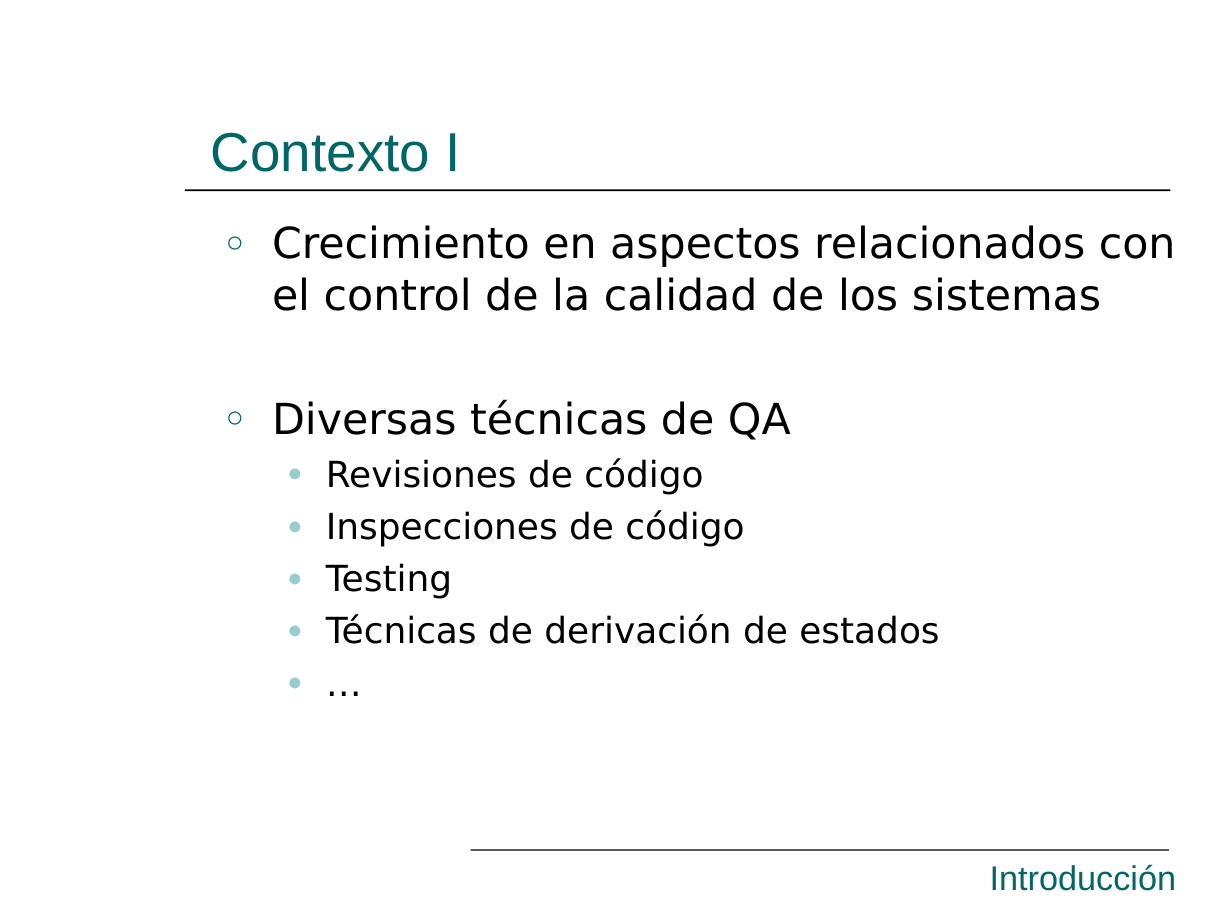
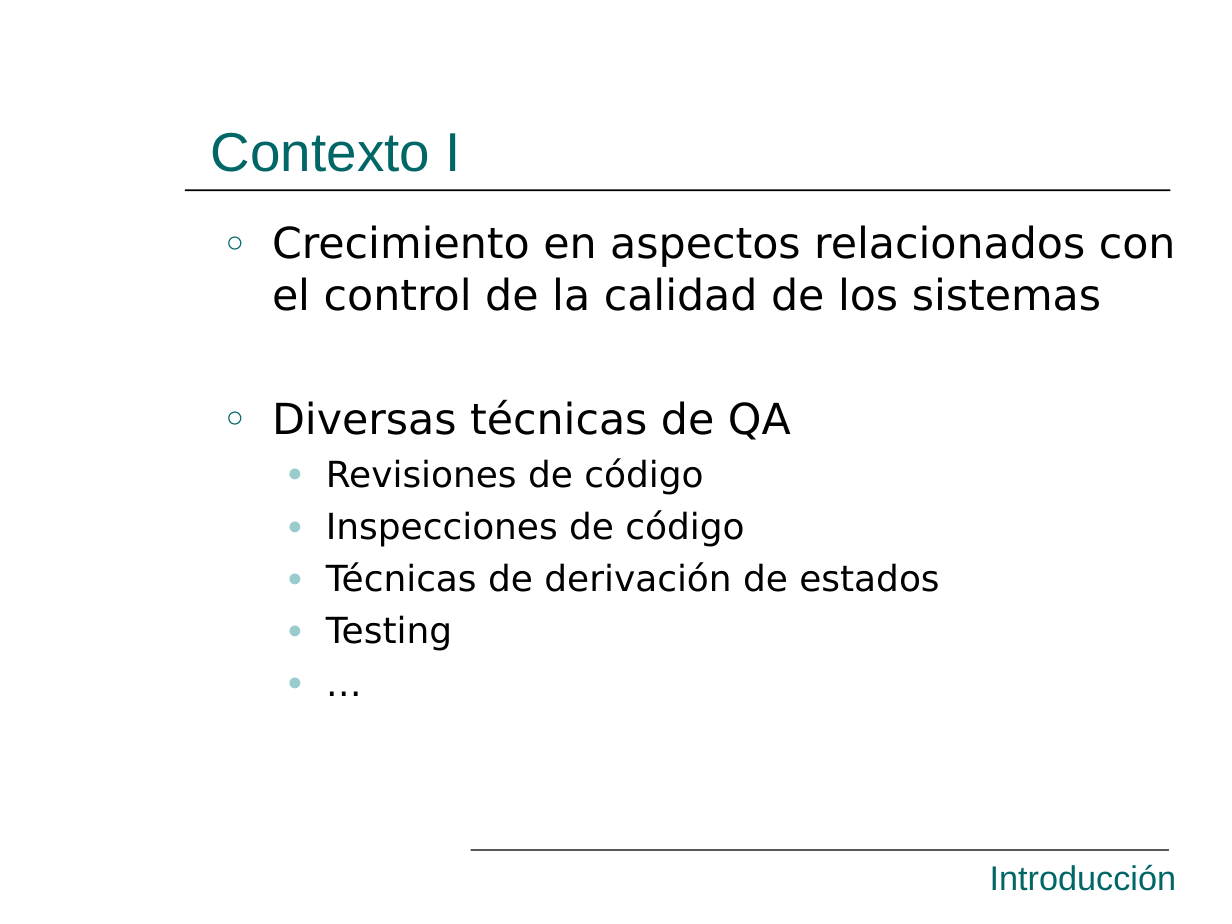
Before and after one commit to hugomelendez/tesis-jpf-2006, a slide deck: slide 4 of tesis-doc/Presentación.ppt. Drawn at 1232x924 pixels with LibreOffice and Linux fonts; fonts in the diff are those of the drawing. Boxes give left, top, right and bottom in pixels: in the first picture for what was removed or moved away, otherwise in the second. Text is boxed around its words. In the diff, an @@ line names an element or a change of style, - is before the commit and + after.

```diff
--- a/tesis-doc/Presentación.ppt
+++ b/tesis-doc/Presentación.ppt
@@ text at bbox=[326, 562, 939, 592]: paragraph added @@
+  ● Técnicas de derivación de estados
@@ text at bbox=[326, 615, 939, 644]: paragraph removed @@
-  ● Técnicas de derivación de estados
```
Also in this commit, not shown: 14 other slides changed, 1 other file.
